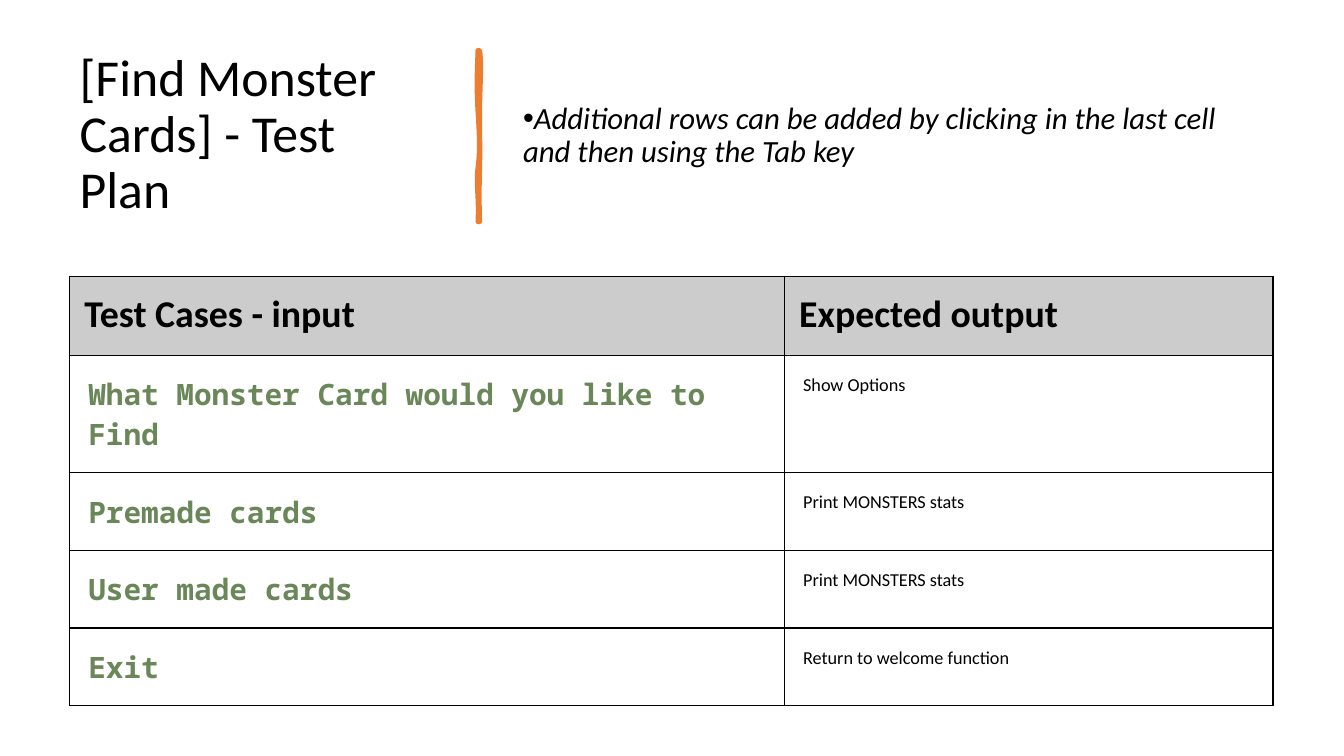
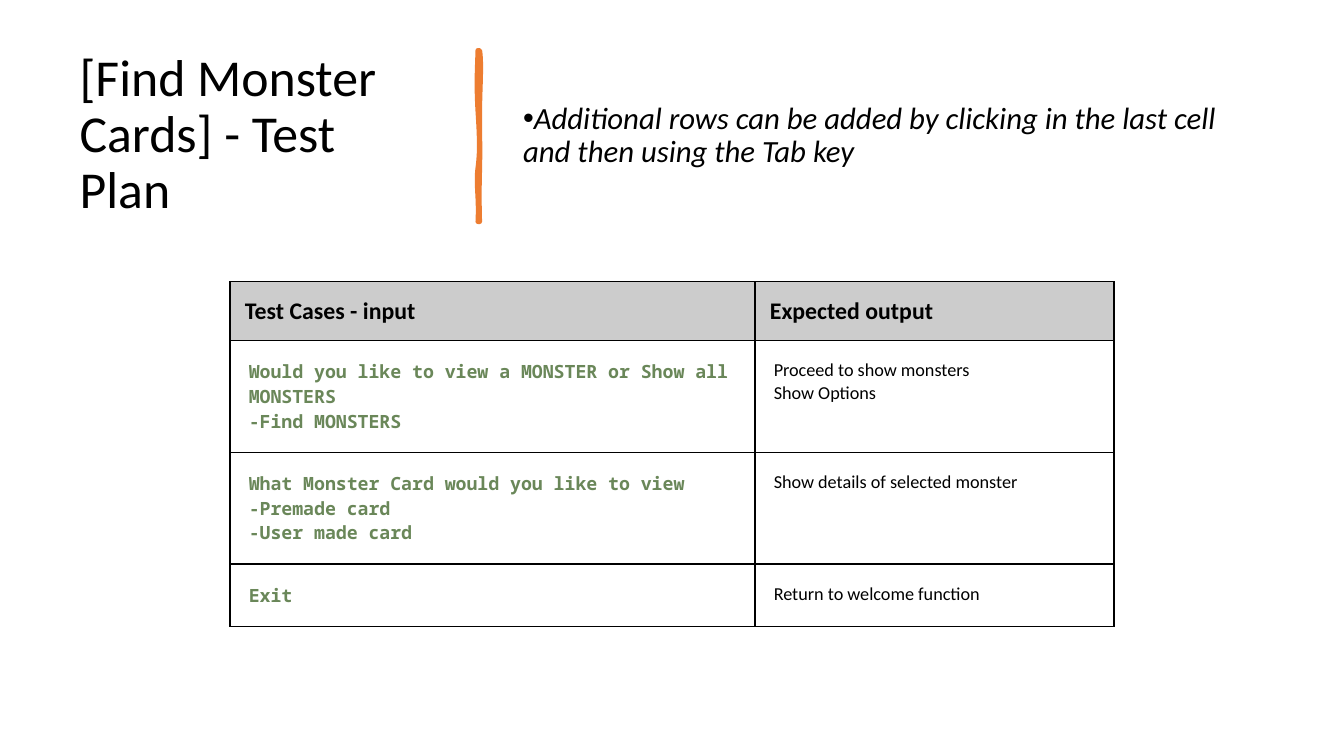
Before and after one commit to peter123321123321/Monster-Cards-Internal, a slide deck: slide 18 of 2.7 and 2.8 Documentation Template.pptx (slide 17 before the commit). Drawn at 1344x756 pixels with LibreOffice and Linux fonts; fonts in the diff are those of the drawing. Boxes give left, top, right and bottom in pixels: in the first picture for what was removed or moved away, otherwise in the second. Text is boxed around its words. In the diff, an @@ line names an element or a change of style, - is before the commit and + after.

```diff
--- a/2.7 and 2.8 Documentation Template.pptx
+++ b/2.7 and 2.8 Documentation Template.pptx
@@ table at <box>230,282,1114,606</box> @@
-row 2: What Monster Card would you like to Find | Show Options
-row 3: Premade cards | Print MONSTERS stats
-row 4: User made cards | Print MONSTERS stats
+row 2: Would you like to view a MONSTER or Show all MONSTERS / -Find MONSTERS | Proceed to show monsters / Show Options
+row 3: What Monster Card would you like to view -Premade card / -User made card | Show details of selected monster
@@ table: place and size @@
-table at <box>70,276,1273,683</box>
+table at <box>230,282,1114,606</box>
```
Also in this commit, not shown: 8 other slides changed, 17 slides added.
